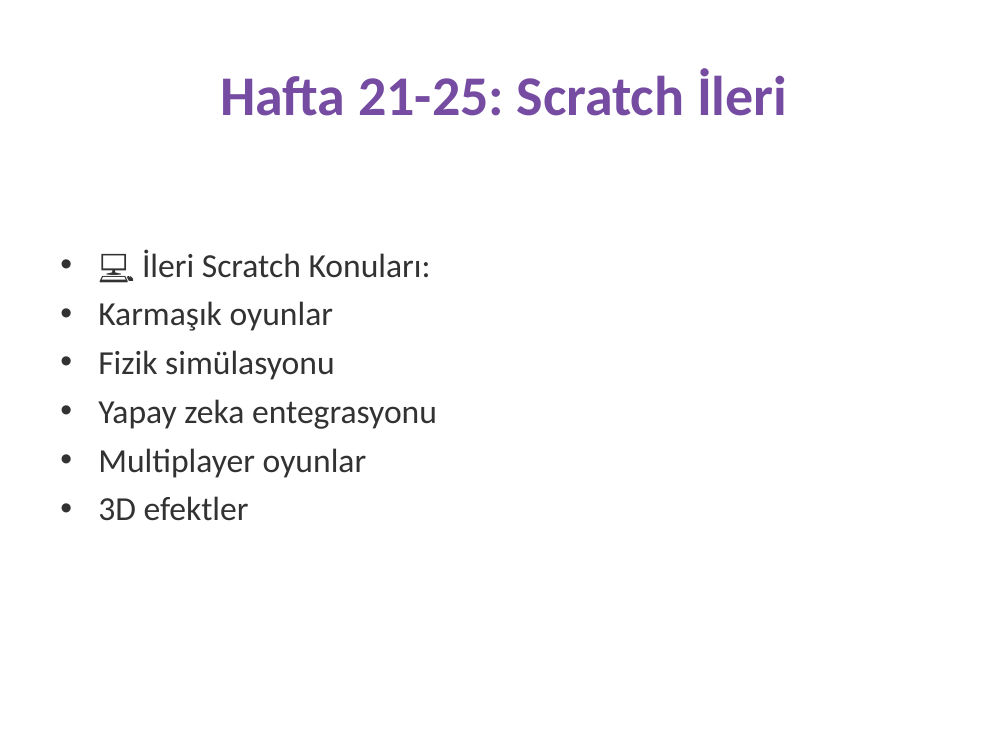
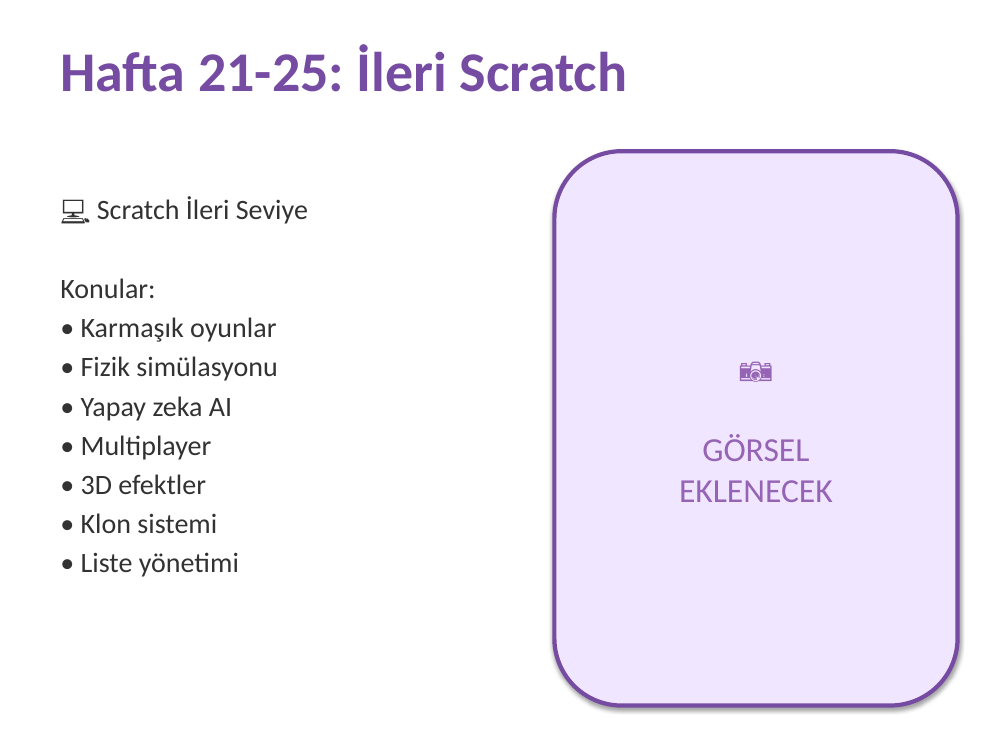
Before and after one commit to fikirkasi-arch/BST, a slide deck: slide 28 of sunumlar/6-SINIF-FULL-SUNUM.pptx (slide 29 before the commit). Drawn at 1008x756 pixels with LibreOffice and Linux fonts; fonts in the diff are those of the drawing. Boxes give left, top, right and bottom in pixels: in the first picture for what was removed or moved away, otherwise in the second. Text is boxed around its words. In the diff, an @@ line names an element or a change of style, - is before the commit and + after.

```diff
--- a/sunumlar/6-SINIF-FULL-SUNUM.pptx
+++ b/sunumlar/6-SINIF-FULL-SUNUM.pptx
@@ text "Hafta 21-25: İleri Scratch" at (x1=60, y1=44, x2=628, y2=92): vertical alignment middle to top @@
@@ text at (x1=60, y1=44, x2=628, y2=92): text changed @@
-Hafta 21-25: Scratch İleri
+Hafta 21-25: İleri Scratch
@@ rounded rectangle added at (x1=554, y1=151, x2=958, y2=706), fill #F0E6FF, outline #764BA2 3 pt, 24 pt, text #9664B4 @@
+📷
+GÖRSEL
+EKLENECEK
@@ text at (x1=60, y1=196, x2=308, y2=577): text changed; size 24 to 20 pt @@
-• 💻 İleri Scratch Konuları:
-• Karmaşık oyunlar
-• Fizik simülasyonu
-• Yapay zeka entegrasyonu
-• Multiplayer oyunlar
-• 3D efektler
+💻 Scratch İleri Seviye
+Konular:
+• Karmaşık oyunlar
+• Fizik simülasyonu
+• Yapay zeka AI
+• Multiplayer
+• 3D efektler
+• Klon sistemi
+• Liste yönetimi
```
Also in this commit, not shown: 22 other slides changed, 6 slides added, 10 slides removed, 3 other files.
